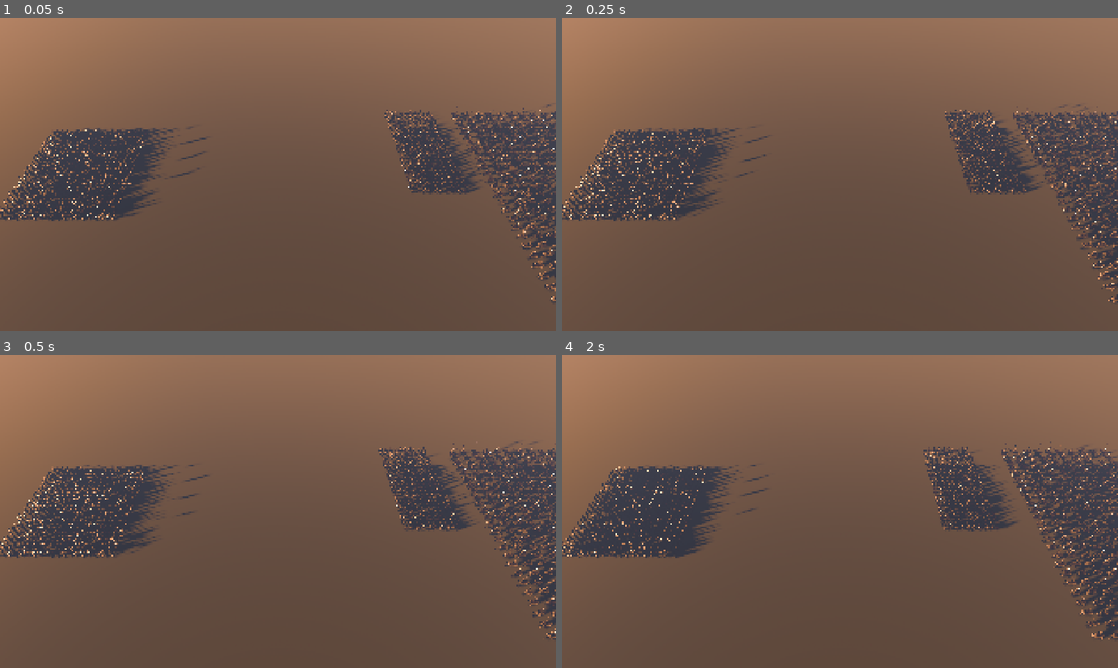
Above: before the commit, frames 1-4 (two rows, left to right).
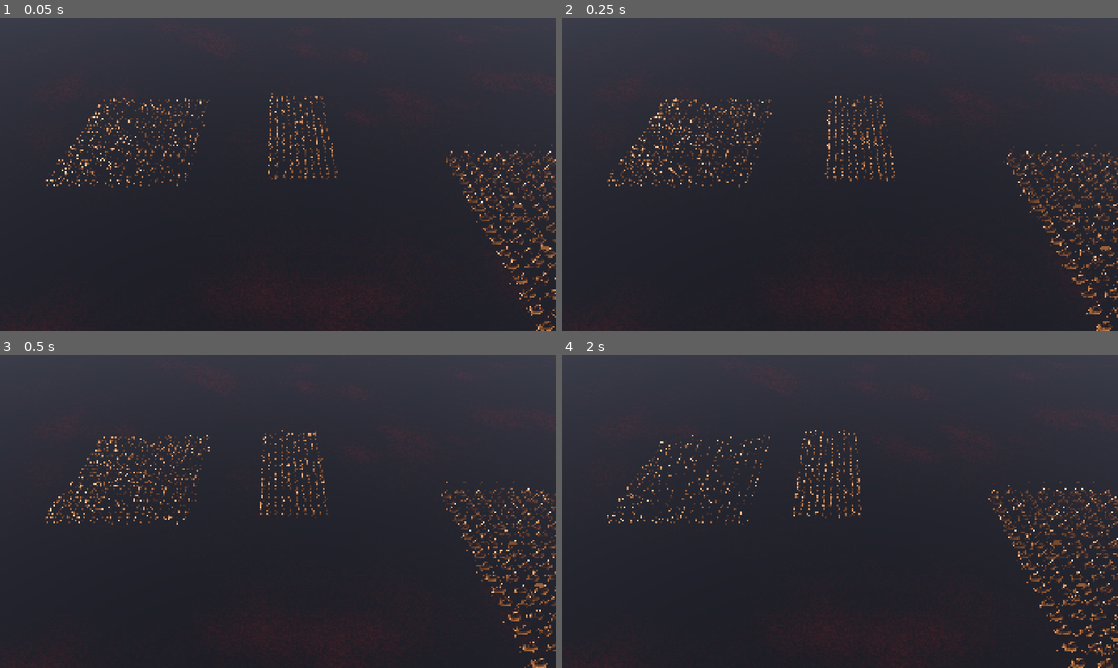
Above: after the commit, the same moments.

Repository: Keepich1/KAGANFILM
Game: Godot game, scene res://scenes/test/units_stress.tscn
The game is run twice, just before and just after one commit, with the same random seed, the same clock (stepped at 60 frames per second) and the same inputs. This scene is started directly instead of the project's main scene.
Inputs:
- Up to frame 1 (0.05 s): no input
- Up to frame 2 (0.25 s): no input
- Up to frame 3 (0.5 s): no input
- Up to frame 4 (2 s): no input

The runs differ from the first frame. In frame 1, 92% of the frame differs, in the area x 0-100%, y 0-100%; in frame 2, 92%; in frame 3, 92%; in frame 4, 90%.

Commit message:
Юниты: овцы пасутся с видимой головой, нагрузочная сцена с подходом армий
Голова овцы при пастьбе вперёд-вниз, мёртвая овца лежит на боку с
полусогнутыми ногами. В нагрузочной сцене жоокеры доходят до строя
сарбозов, сайыскеры атакуют фланг; земля расписана пятнами палитры.
Пояснения CrowdLayer: слой должен быть в дереве сцены.

Co-Authored-By: Claude Opus 5.5 <noreply@anthropic.com>
Claude-Session: https://claude.ai/code/session_01MEAdsoDkSD31eUcwCkkua8

Diff:
--- a/ordo/scripts/units/crowd_layer.gd
+++ b/ordo/scripts/units/crowd_layer.gd
@@ -14,6 +14,9 @@
 ##   layer.set_visible_count(n)                       # видны экземпляры 0..n-1
 ##
 ## Модель смотрит в +Z, начало координат — ступни на земле.
+## Слой должен быть в дереве сцены: буфер уходит на видеокарту перед отрисовкой кадра
+## (RenderingServer.frame_pre_draw). Фазы и события анимаций — CrowdAnim, данные — AnimSpec.
+## Невидимые хвосты (i ≥ видимого числа) не рисуются; границы для отсечения и LOD считаются сами.
 
 const SHADER := preload("res://shaders/crowd.gdshader")
 const STRIDE := 16  # 12 чисел трансформа + 4 числа INSTANCE_CUSTOM
--- a/ordo/scripts/units/test_units_stress.gd
+++ b/ordo/scripts/units/test_units_stress.gd
@@ -22,11 +22,11 @@
 	_rng.seed = 7
 	_world()
 	_spawn("kok_sarboz", 500, Vector2(-34.0, 0.0), 25, 1.15, 1.25, 1.0)
-	_spawn("kip_jooker", 250, Vector2(30.0, -8.0), 25, 1.2, 1.3, -1.0)
-	_spawn("kip_sayisker", 250, Vector2(48.0, 6.0), 25, 2.2, 3.0, -1.0)
+	_spawn("kip_jooker", 250, Vector2(-19.0, -2.0), 25, 1.2, 1.3, -1.0)
+	_spawn("kip_sayisker", 250, Vector2(14.0, 34.0), 25, 2.2, 3.0, -1.0)
 	_spawn("kok_sarboz_banner", 4, Vector2(-36.5, 0.0), 4, 6.0, 1.0, 1.0)
-	_spawn("kip_sayisker_banner", 3, Vector2(52.0, 6.0), 3, 8.0, 1.0, -1.0)
-	_spawn("kip_kolbashchy", 1, Vector2(60.0, 0.0), 1, 1.0, 1.0, -1.0)
+	_spawn("kip_sayisker_banner", 3, Vector2(18.0, 34.0), 3, 8.0, 1.0, -1.0)
+	_spawn("kip_kolbashchy", 1, Vector2(26.0, 34.0), 1, 1.0, 1.0, -1.0)
 	_spawn("kok_yuzboshi", 2, Vector2(-44.0, 0.0), 2, 12.0, 1.0, 1.0)
 	for id in _layers:
 		var n := 0
@@ -99,7 +99,7 @@
 			phase = minf(k, 1.0)
 			aux = float(u["i"] % 2)
 	elif unit == "kip_jooker":
-		speed = 3.4 if x > -20.0 else 0.0
+		speed = 3.4 if x > -31.5 else 0.0
 		if speed > 0.0:
 			state = H.RUN
 		else:
@@ -111,7 +111,7 @@
 	else:
 		# всадники: шаг → галоп → атака → рукопашная у строя
 		speed = 1.8 if _t < 2.0 else (8.0 if _t < 4.0 else 9.5)
-		if x < -24.0:
+		if x < -46.0:
 			speed = 0.0
 		if speed == 0.0:
 			state = R.MELEE
@@ -122,7 +122,7 @@
 			state = R.GALLOP
 		else:
 			state = R.CHARGE if not unit.ends_with("banner") else R.GALLOP
-		if u["die"] < 0.1 and x < -18.0:
+		if u["die"] < 0.1 and x < -40.0:
 			state = R.DEAD
 			phase = 1.0
 			aux = float(u["i"] % 2)
@@ -153,7 +153,7 @@
 	env.tonemap_mode = Environment.TONE_MAPPER_AGX
 	env.fog_enabled = true
 	env.fog_light_color = Color(0.42, 0.42, 0.5)
-	env.fog_density = 0.004
+	env.fog_density = 0.0025
 	env.fog_aerial_perspective = 0.4
 	var we := WorldEnvironment.new()
 	we.environment = env
@@ -166,12 +166,12 @@
 	sun.directional_shadow_max_distance = 200.0
 	add_child(sun)
 	var ground := MeshInstance3D.new()
-	var pm := PlaneMesh.new()
-	pm.size = Vector2(800, 800)
-	ground.mesh = pm
+	ground.mesh = _ground_mesh(600.0, 7.0)
 	var gm := ShaderMaterial.new()
 	gm.shader = preload("res://shaders/painterly_surface.gdshader")
-	gm.set_shader_parameter("albedo_tint", Color(0.17, 0.18, 0.12))
+	gm.set_shader_parameter("albedo_tex", preload("res://assets/textures/common/brush_noise.png"))
+	gm.set_shader_parameter("use_vertex_color", true)
+	gm.set_shader_parameter("rim_strength", 0.0)
 	ground.material_override = gm
 	add_child(ground)
 	var cam := Camera3D.new()
@@ -179,7 +179,7 @@
 	cam.far = 800.0
 	cam.fov = 45.0
 	add_child(cam)
-	cam.look_at_from_position(Vector3(0.0, 62.0, 62.0), Vector3(0.0, 0.0, 0.0))
+	cam.look_at_from_position(Vector3(-18.0, 44.0, 62.0), Vector3(-18.0, 0.0, 10.0))
 	cam.make_current()
 	var cam2 := Camera3D.new()
 	cam2.name = "CamLow"
@@ -192,3 +192,35 @@
 	cam3.fov = 50.0
 	add_child(cam3)
 	cam3.look_at_from_position(Vector3(-36.0, 4.0, 22.0), Vector3(-44.0, 1.0, 10.0))
+
+
+# временная степь (как в test_units_anim.gd): пятна палитры земли, темнее юнитов
+func _ground_mesh(size: float, uv_m: float) -> ArrayMesh:
+	var cols := [Color("#45462a"), Color("#3c463b"), Color("#5d6a55"), Color("#646238"), Color("#8a7448"),
+		Color("#5e4a33")]
+	var noise := FastNoiseLite.new()
+	noise.seed = 11
+	noise.frequency = 0.035
+	noise.fractal_octaves = 3
+	var n := 120
+	var st := SurfaceTool.new()
+	st.begin(Mesh.PRIMITIVE_TRIANGLES)
+	var h := size * 0.5
+	var step := size / n
+	for j in n + 1:
+		for i in n + 1:
+			var x := -h + i * step
+			var z := -h + j * step
+			var t := clampf(noise.get_noise_2d(x, z) * 0.5 + 0.5, 0.0, 0.999) * (cols.size() - 1)
+			var k := int(t)
+			var c: Color = (cols[k] as Color).lerp(cols[k + 1], smoothstep(0.0, 1.0, t - k))
+			st.set_color(c.srgb_to_linear() * 0.62)
+			st.set_normal(Vector3.UP)
+			st.set_uv(Vector2(x, z) / uv_m)
+			st.add_vertex(Vector3(x, 0.0, z))
+	for j in n:
+		for i in n:
+			var a := j * (n + 1) + i
+			for idx in [a, a + 1, a + n + 2, a, a + n + 2, a + n + 1]:
+				st.add_index(idx)
+	return st.commit()
Not shown, changed: ordo/shaders/include/crowd_sheep.gdshaderinc
